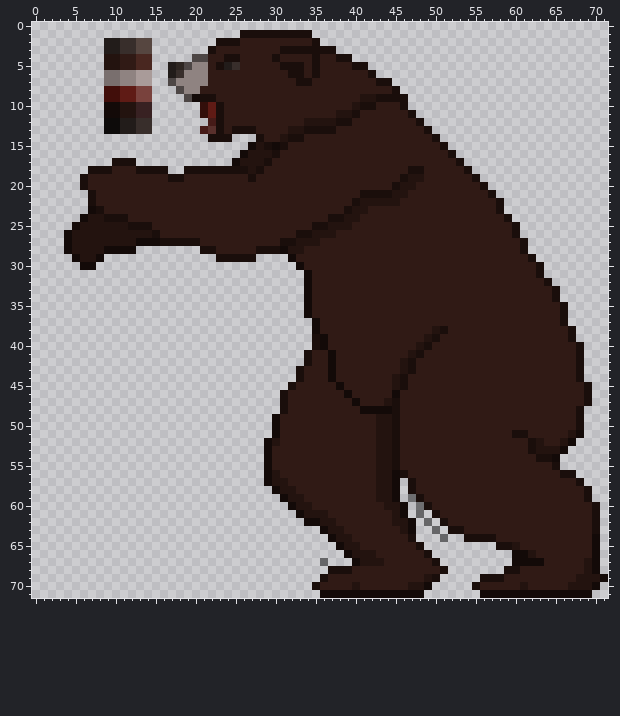
A pixel-art file gets an edit: Assets/TCCHD2D/Art/Sprites/Enemies/spr_inimigo_urso.aseprite. That is the earlier state.
72x72 pixels, 1 frame. Colours within 5 levels of each other are drawn and written as one.
Once edited:
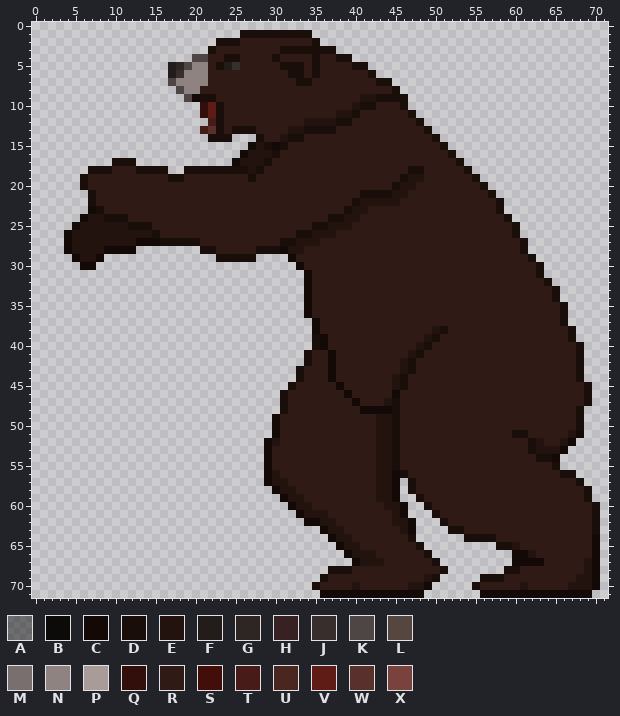
Palette (. is transparent): A #00000076  B #0d0b0a  C #130a08  D #1a0e0b  E #23130f  F #221c1a  G #2e2622  H #382122  J #382e2b  K #4d4645  L #564640  M #796f6e  N #8f8381  P #a99b99  Q #330f0b  R #301a15  S #410e0a  T #461b18  U #492720  V #5f1b15  W #59302c  X #79423d
Log entry: Inimigos Novos
The exact change:
{"change": "layer \"palet\" now hidden"}
{"y":2,"x":9,"old":"FFJJLL","new":"......"}
{"y":3,"x":9,"old":"FFJJLL","new":"......"}
{"y":4,"x":9,"old":"EERRUU","new":"......"}
{"y":5,"x":9,"old":"EERRUU","new":"......"}
{"y":6,"x":9,"old":"MMNNPP","new":"......"}
{"y":7,"x":9,"old":"MMNNPP","new":"......"}
{"y":8,"x":9,"old":"SSVVXX","new":"......"}
{"y":9,"x":9,"old":"SSVVXX","new":"......"}
{"y":10,"x":9,"old":"CCEEHH","new":"......"}
{"y":11,"x":9,"old":"CCEEHH","new":"......"}
{"y":12,"x":9,"old":"BBFFJJ","new":"......"}
{"y":13,"x":9,"old":"BBFFJJ","new":"......"}
{"y":59,"x":47,"old":"A","new":"."}
{"y":60,"x":48,"old":"A","new":"."}
{"y":61,"x":48,"old":"A","new":"."}
{"y":62,"x":49,"old":"A","new":"."}
{"y":63,"x":50,"old":"A","new":"."}
{"y":64,"x":51,"old":"A","new":"."}
{"y":67,"x":36,"old":"A","new":"."}
{"y":69,"x":70,"old":"EC","new":"C."}
{"label":"erased","picture_box":[104,38,152,134]}
{"label":"erased","picture_box":[408,494,448,542]}
{"label":"erased","picture_box":[320,558,328,566]}
{"label":"changed","picture_box":[592,574,608,582]}
